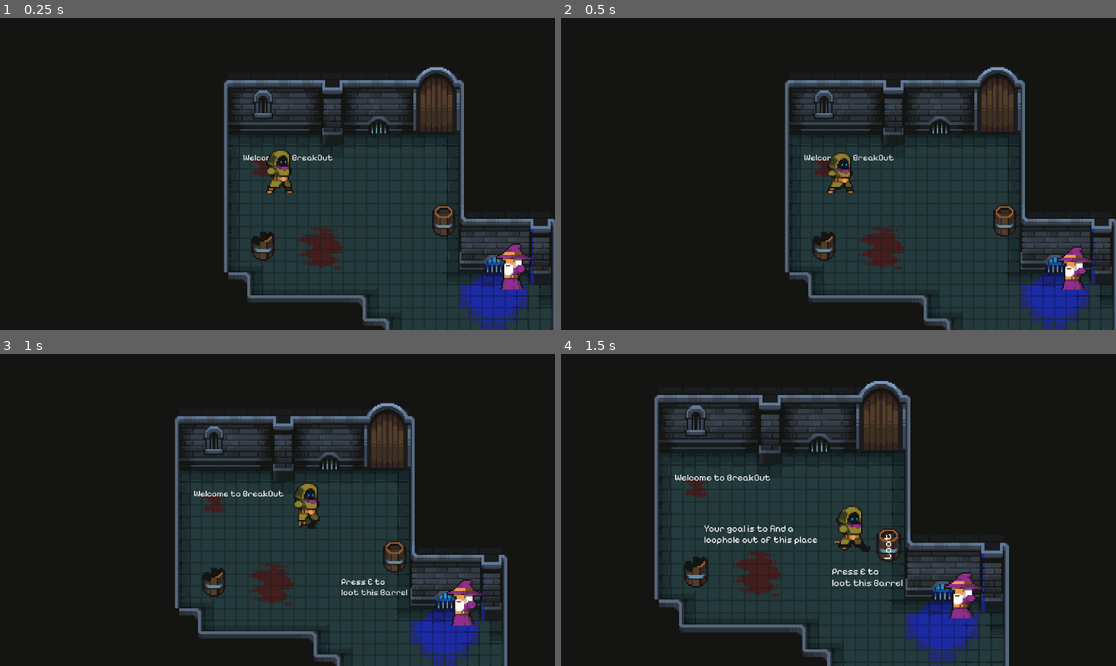
Above: before the commit, frames 1-4 (two rows, left to right).
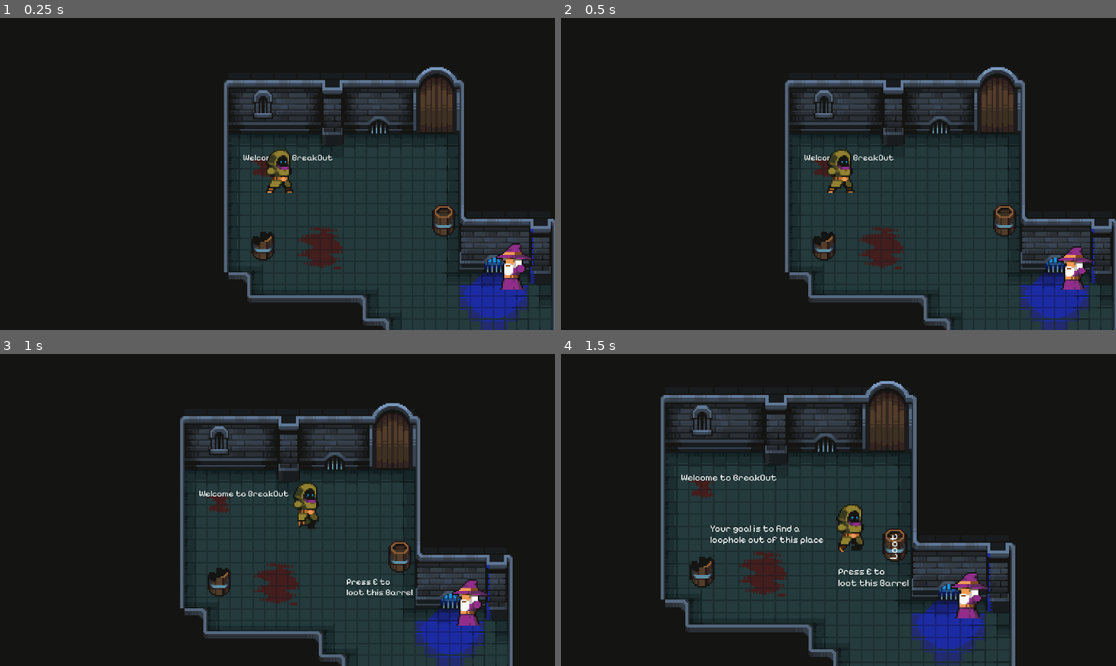
Above: after the commit, the same moments.

Repository: Sajeg/BreakOut
Game: Godot game, scene res://Scenes/main.tscn
Same seed, same stepped clock (60 frames per second), same inputs: the game is played once before the commit and once after it. Sound files missing from this copy of the repository are replaced by a short silence.
Inputs (mouse positions are in pixels of both pictures, inside the frame that each line leads up to):
- Up to frame 1 (0.25 s): no input
- Up to frame 2 (0.5 s): no input
- Up to frame 3 (1 s): move the mouse to (399, 494) at 0.52 s; hold D (right) from 0.53 s (still down); hold E (interact) from 0.53 s (still down)
- Up to frame 4 (1.5 s): move the mouse to (727, 525) at 1.27 s; release D (right) at 1.28 s; release E (interact) at 1.28 s; hold S (down) from 1.28 s (still down); tap Mouse wheel up (zoom in) at 1.35 s

Frame 1 is identical in both runs. In frame 2, 0.3% of the frame differs, in the area x 47-53%, y 42-56%; in frame 3, 7.2%; in frame 4, 9.4%, in the area x 16-82%, y 8-100%.

Commit message:
Added voice overs

Diff:
--- a/Scenes/Levels/level_1.5.tscn
+++ b/Scenes/Levels/level_1.5.tscn
@@ -6,6 +6,7 @@
 [ext_resource type="PackedScene" uid="uid://vlj7bhi0c4gq" path="res://Scenes/barrel.tscn" id="3_uxkqg"]
 [ext_resource type="PackedScene" uid="uid://c7nchaclmj50b" path="res://Scenes/door.tscn" id="4_ywidl"]
 [ext_resource type="PackedScene" uid="uid://bys67aluqyox4" path="res://Scenes/player.tscn" id="6_6gpd2"]
+[ext_resource type="AudioStream" uid="uid://cv01mqhpik1xo" path="res://Assets/Voice Lines/skeleton.wav" id="7_hdvm4"]
 [ext_resource type="PackedScene" uid="uid://bglg08apkdrh4" path="res://Scenes/skeleton.tscn" id="7_sgyde"]
 
 [sub_resource type="Curve2D" id="Curve2D_vyujt"]
@@ -57,6 +58,10 @@
 position = Vector2(224, 163)
 level = 2
 
+[node name="AudioStreamPlayer2D" type="AudioStreamPlayer2D" parent="Player"]
+stream = ExtResource("7_hdvm4")
+autoplay = true
+
 [node name="Path2D" type="Path2D" parent="."]
 position = Vector2(16, 0)
 curve = SubResource("Curve2D_vyujt")
--- a/Scenes/Levels/level_3.4.tscn
+++ b/Scenes/Levels/level_3.4.tscn
@@ -12,6 +12,81 @@
 
 [sub_resource type="RectangleShape2D" id="RectangleShape2D_ix46r"]
 size = Vector2(12, 5)
+
+[sub_resource type="Animation" id="Animation_a80hx"]
+length = 0.001
+tracks/0/type = "value"
+tracks/0/imported = false
+tracks/0/enabled = true
+tracks/0/path = NodePath("Wizard:position")
+tracks/0/interp = 1
+tracks/0/loop_wrap = true
+tracks/0/keys = {
+"times": PackedFloat32Array(0),
+"transitions": PackedFloat32Array(1),
+"update": 0,
+"values": [Vector2(187, 44)]
+}
+tracks/1/type = "value"
+tracks/1/imported = false
+tracks/1/enabled = true
+tracks/1/path = NodePath("Wizard/Idle-sheet:flip_h")
+tracks/1/interp = 1
+tracks/1/loop_wrap = true
+tracks/1/keys = {
+"times": PackedFloat32Array(0),
+"transitions": PackedFloat32Array(1),
+"update": 1,
+"values": [true]
+}
+tracks/2/type = "value"
+tracks/2/imported = false
+tracks/2/enabled = true
+tracks/2/path = NodePath("Wizard/Run-sheet:flip_h")
+tracks/2/interp = 1
+tracks/2/loop_wrap = true
+tracks/2/keys = {
+"times": PackedFloat32Array(0),
+"transitions": PackedFloat32Array(1),
+"update": 1,
+"values": [false]
+}
+tracks/3/type = "value"
+tracks/3/imported = false
+tracks/3/enabled = true
+tracks/3/path = NodePath("Wizard/Run-sheet:visible")
+tracks/3/interp = 1
+tracks/3/loop_wrap = true
+tracks/3/keys = {
+"times": PackedFloat32Array(0),
+"transitions": PackedFloat32Array(1),
+"update": 1,
+"values": [true]
+}
+tracks/4/type = "value"
+tracks/4/imported = false
+tracks/4/enabled = true
+tracks/4/path = NodePath("Wizard/Idle-sheet:visible")
+tracks/4/interp = 1
+tracks/4/loop_wrap = true
+tracks/4/keys = {
+"times": PackedFloat32Array(0),
+"transitions": PackedFloat32Array(1),
+"update": 1,
+"values": [false]
+}
+tracks/5/type = "value"
+tracks/5/imported = false
+tracks/5/enabled = true
+tracks/5/path = NodePath("Wizard/Run-sheet:frame")
+tracks/5/interp = 1
+tracks/5/loop_wrap = true
+tracks/5/keys = {
+"times": PackedFloat32Array(0),
+"transitions": PackedFloat32Array(1),
+"update": 1,
+"values": [1]
+}
 
 [sub_resource type="Animation" id="Animation_8br8o"]
 resource_name = "flip"
@@ -89,81 +164,6 @@
 "values": [1, 2, 3, 4]
 }
 
-[sub_resource type="Animation" id="Animation_a80hx"]
-length = 0.001
-tracks/0/type = "value"
-tracks/0/imported = false
-tracks/0/enabled = true
-tracks/0/path = NodePath("Wizard:position")
-tracks/0/interp = 1
-tracks/0/loop_wrap = true
-tracks/0/keys = {
-"times": PackedFloat32Array(0),
-"transitions": PackedFloat32Array(1),
-"update": 0,
-"values": [Vector2(187, 44)]
-}
-tracks/1/type = "value"
-tracks/1/imported = false
-tracks/1/enabled = true
-tracks/1/path = NodePath("Wizard/Idle-sheet:flip_h")
-tracks/1/interp = 1
-tracks/1/loop_wrap = true
-tracks/1/keys = {
-"times": PackedFloat32Array(0),
-"transitions": PackedFloat32Array(1),
-"update": 1,
-"values": [true]
-}
-tracks/2/type = "value"
-tracks/2/imported = false
-tracks/2/enabled = true
-tracks/2/path = NodePath("Wizard/Run-sheet:flip_h")
-tracks/2/interp = 1
-tracks/2/loop_wrap = true
-tracks/2/keys = {
-"times": PackedFloat32Array(0),
-"transitions": PackedFloat32Array(1),
-"update": 1,
-"values": [false]
-}
-tracks/3/type = "value"
-tracks/3/imported = false
-tracks/3/enabled = true
-tracks/3/path = NodePath("Wizard/Run-sheet:visible")
-tracks/3/interp = 1
-tracks/3/loop_wrap = true
-tracks/3/keys = {
-"times": PackedFloat32Array(0),
-"transitions": PackedFloat32Array(1),
-"update": 1,
-"values": [true]
-}
-tracks/4/type = "value"
-tracks/4/imported = false
-tracks/4/enabled = true
-tracks/4/path = NodePath("Wizard/Idle-sheet:visible")
-tracks/4/interp = 1
-tracks/4/loop_wrap = true
-tracks/4/keys = {
-"times": PackedFloat32Array(0),
-"transitions": PackedFloat32Array(1),
-"update": 1,
-"values": [false]
-}
-tracks/5/type = "value"
-tracks/5/imported = false
-tracks/5/enabled = true
-tracks/5/path = NodePath("Wizard/Run-sheet:frame")
-tracks/5/interp = 1
-tracks/5/loop_wrap = true
-tracks/5/keys = {
-"times": PackedFloat32Array(0),
-"transitions": PackedFloat32Array(1),
-"update": 1,
-"values": [1]
-}
-
 [sub_resource type="AnimationLibrary" id="AnimationLibrary_61jp2"]
 _data = {
 "RESET": SubResource("Animation_a80hx"),
--- a/Scenes/Levels/level_3.5.tscn
+++ b/Scenes/Levels/level_3.5.tscn
@@ -8,6 +8,93 @@
 [ext_resource type="PackedScene" uid="uid://c7nchaclmj50b" path="res://Scenes/door.tscn" id="4_xo0mw"]
 [ext_resource type="PackedScene" uid="uid://csd6ikilylmnc" path="res://Scenes/wizard.tscn" id="5_c8snw"]
 [ext_resource type="PackedScene" uid="uid://ba4ljslk2ihlo" path="res://Scenes/weapon.tscn" id="7_ddejx"]
+
+[sub_resource type="Animation" id="Animation_hwxs6"]
+length = 0.001
+tracks/0/type = "value"
+tracks/0/imported = false
+tracks/0/enabled = true
+tracks/0/path = NodePath("Wizard:position")
+tracks/0/interp = 1
+tracks/0/loop_wrap = true
+tracks/0/keys = {
+"times": PackedFloat32Array(0),
+"transitions": PackedFloat32Array(1),
+"update": 0,
+"values": [Vector2(177, 156)]
+}
+tracks/1/type = "value"
+tracks/1/imported = false
+tracks/1/enabled = true
+tracks/1/path = NodePath("Wizard/Idle-sheet:visible")
+tracks/1/interp = 1
+tracks/1/loop_wrap = true
+tracks/1/keys = {
+"times": PackedFloat32Array(0),
+"transitions": PackedFloat32Array(1),
+"update": 1,
+"values": [true]
+}
+tracks/2/type = "value"
+tracks/2/imported = false
+tracks/2/enabled = true
+tracks/2/path = NodePath("Wizard/Run-sheet:visible")
+tracks/2/interp = 1
+tracks/2/loop_wrap = true
+tracks/2/keys = {
+"times": PackedFloat32Array(0),
+"transitions": PackedFloat32Array(1),
+"update": 1,
+"values": [true]
+}
+tracks/3/type = "value"
+tracks/3/imported = false
+tracks/3/enabled = true
+tracks/3/path = NodePath("Wizard/Run-sheet:frame")
+tracks/3/interp = 1
+tracks/3/loop_wrap = true
+tracks/3/keys = {
+"times": PackedFloat32Array(0),
+"transitions": PackedFloat32Array(1),
+"update": 1,
+"values": [1]
+}
+tracks/4/type = "value"
+tracks/4/imported = false
+tracks/4/enabled = true
+tracks/4/path = NodePath("Wizard/Run-sheet:flip_h")
+tracks/4/interp = 1
+tracks/4/loop_wrap = true
+tracks/4/keys = {
+"times": PackedFloat32Array(0),
+"transitions": PackedFloat32Array(1),
+"update": 1,
+"values": [true]
+}
+tracks/5/type = "value"
+tracks/5/imported = false
+tracks/5/enabled = true
+tracks/5/path = NodePath("weapon:position")
+tracks/5/interp = 1
+tracks/5/loop_wrap = true
+tracks/5/keys = {
+"times": PackedFloat32Array(0),
+"transitions": PackedFloat32Array(1),
+"update": 0,
+"values": [Vector2(179, 144)]
+}
+tracks/6/type = "value"
+tracks/6/imported = false
+tracks/6/enabled = true
+tracks/6/path = NodePath("weapon:rotation")
+tracks/6/interp = 1
+tracks/6/loop_wrap = true
+tracks/6/keys = {
+"times": PackedFloat32Array(0),
+"transitions": PackedFloat32Array(1),
+"update": 0,
+"values": [0.0]
+}
 
 [sub_resource type="Animation" id="Animation_43xls"]
 resource_name = "destroy1"
@@ -98,109 +185,6 @@
 "values": [0.0, -1.5708]
 }
 
-[sub_resource type="Animation" id="Animation_hwxs6"]
-length = 0.001
-tracks/0/type = "value"
-tracks/0/imported = false
-tracks/0/enabled = true
-tracks/0/path = NodePath("Wizard:position")
-tracks/0/interp = 1
-tracks/0/loop_wrap = true
-tracks/0/keys = {
-"times": PackedFloat32Array(0),
-"transitions": PackedFloat32Array(1),
-"update": 0,
-"values": [Vector2(177, 156)]
-}
-tracks/1/type = "value"
-tracks/1/imported = false
-tracks/1/enabled = true
-tracks/1/path = NodePath("Wizard/Idle-sheet:visible")
-tracks/1/interp = 1
-tracks/1/loop_wrap = true
-tracks/1/keys = {
-"times": PackedFloat32Array(0),
-"transitions": PackedFloat32Array(1),
-"update": 1,
-"values": [true]
-}
-tracks/2/type = "value"
-tracks/2/imported = false
-tracks/2/enabled = true
-tracks/2/path = NodePath("Wizard/Run-sheet:visible")
-tracks/2/interp = 1
-tracks/2/loop_wrap = true
-tracks/2/keys = {
-"times": PackedFloat32Array(0),
-"transitions": PackedFloat32Array(1),
-"update": 1,
-"values": [true]
-}
-tracks/3/type = "value"
-tracks/3/imported = false
-tracks/3/enabled = true
-tracks/3/path = NodePath("Wizard/Run-sheet:frame")
-tracks/3/interp = 1
-tracks/3/loop_wrap = true
-tracks/3/keys = {
-"times": PackedFloat32Array(0),
-"transitions": PackedFloat32Array(1),
-"update": 1,
-"values": [1]
-}
-tracks/4/type = "value"
-tracks/4/imported = false
-tracks/4/enabled = true
-tracks/4/path = NodePath("Wizard/Run-sheet:flip_h")
-tracks/4/interp = 1
-tracks/4/loop_wrap = true
-tracks/4/keys = {
-"times": PackedFloat32Array(0),
-"transitions": PackedFloat32Array(1),
-"update": 1,
-"values": [true]
-}
-tracks/5/type = "value"
-tracks/5/imported = false
-tracks/5/enabled = true
-tracks/5/path = NodePath("weapon:position")
-tracks/5/interp = 1
-tracks/5/loop_wrap = true
-tracks/5/keys = {
-"times": PackedFloat32Array(0),
-"transitions": PackedFloat32Array(1),
-"update": 0,
-"values": [Vector2(179, 144)]
-}
-tracks/6/type = "value"
-tracks/6/imported = false
-tracks/6/enabled = true
-tracks/6/path = NodePath("weapon:rotation")
-tracks/6/interp = 1
-tracks/6/loop_wrap = true
-tracks/6/keys = {
-"times": PackedFloat32Array(0),
-"transitions": PackedFloat32Array(1),
-"update": 0,
-"values": [0.0]
-}
-
-[sub_resource type="Animation" id="Animation_x7kl2"]
-resource_name = "rotate_back"
-length = 0.1
-tracks/0/type = "value"
-tracks/0/imported = false
-tracks/0/enabled = true
-tracks/0/path = NodePath("weapon:rotation")
-tracks/0/interp = 1
-tracks/0/loop_wrap = true
-tracks/0/keys = {
-"times": PackedFloat32Array(0, 0.1),
-"transitions": PackedFloat32Array(1, 1),
-"update": 0,
-"values": [-1.5708, 0.0]
-}
-
 [sub_resource type="Animation" id="Animation_5yssl"]
 resource_name = "destroy2"
 length = 1.3
@@ -289,6 +273,22 @@
 "values": [0.0, -1.5708]
 }
 
+[sub_resource type="Animation" id="Animation_x7kl2"]
+resource_name = "rotate_back"
+length = 0.1
+tracks/0/type = "value"
+tracks/0/imported = false
+tracks/0/enabled = true
+tracks/0/path = NodePath("weapon:rotation")
+tracks/0/interp = 1
+tracks/0/loop_wrap = true
+tracks/0/keys = {
+"times": PackedFloat32Array(0, 0.1),
+"transitions": PackedFloat32Array(1, 1),
+"update": 0,
+"values": [-1.5708, 0.0]
+}
+
 [sub_resource type="AnimationLibrary" id="AnimationLibrary_x4tj5"]
 _data = {
 "RESET": SubResource("Animation_hwxs6"),
--- a/Scenes/Levels/level_3.tscn
+++ b/Scenes/Levels/level_3.tscn
@@ -6,6 +6,7 @@
 [ext_resource type="PackedScene" uid="uid://vlj7bhi0c4gq" path="res://Scenes/barrel.tscn" id="3_ftkjf"]
 [ext_resource type="PackedScene" uid="uid://c7nchaclmj50b" path="res://Scenes/door.tscn" id="4_4mmxm"]
 [ext_resource type="PackedScene" uid="uid://bglg08apkdrh4" path="res://Scenes/skeleton.tscn" id="4_e8hvf"]
+[ext_resource type="AudioStream" uid="uid://c8r41mfrpom7v" path="res://Assets/Voice Lines/multiple_skeletons.wav" id="7_ogl2v"]
 
 [sub_resource type="Curve2D" id="Curve2D_q2qoc"]
 _data = {
@@ -112,7 +113,7 @@
 curve = SubResource("Curve2D_b1a05")
 
 [node name="PathFollow2D" type="PathFollow2D" parent="Skel2"]
-position = Vector2(535.174, 311.789)
+position = Vector2(535.175, 311.789)
 progress = 463.915
 rotates = false
 
@@ -125,3 +126,7 @@
 [node name="Player" parent="." instance=ExtResource("2_pmpfh")]
 position = Vector2(717, 519)
 level = 4
+
+[node name="AudioStreamPlayer2D" type="AudioStreamPlayer2D" parent="Player"]
+stream = ExtResource("7_ogl2v")
+autoplay = true
--- a/Scenes/crate.tscn
+++ b/Scenes/crate.tscn
@@ -4,6 +4,45 @@
 [ext_resource type="Script" path="res://Scripts/crate.gd" id="1_lim2s"]
 [ext_resource type="Texture2D" uid="uid://lgwxnubcgwtc" path="res://Assets/crate2.png" id="2_w3rjd"]
 [ext_resource type="Texture2D" uid="uid://csinp2rjrqale" path="res://Assets/crate1.png" id="3_w60fm"]
+
+[sub_resource type="Animation" id="Animation_3l6ba"]
+length = 0.001
+tracks/0/type = "value"
+tracks/0/imported = false
+tracks/0/enabled = true
+tracks/0/path = NodePath("Crate:visible")
+tracks/0/interp = 1
+tracks/0/loop_wrap = true
+tracks/0/keys = {
+"times": PackedFloat32Array(0),
+"transitions": PackedFloat32Array(1),
+"update": 1,
+"values": [true]
+}
+tracks/1/type = "value"
+tracks/1/imported = false
+tracks/1/enabled = true
+tracks/1/path = NodePath("Crate1:visible")
+tracks/1/interp = 1
+tracks/1/loop_wrap = true
+tracks/1/keys = {
+"times": PackedFloat32Array(0),
+"transitions": PackedFloat32Array(1),
+"update": 1,
+"values": [false]
+}
+tracks/2/type = "value"
+tracks/2/imported = false
+tracks/2/enabled = true
+tracks/2/path = NodePath("Crate2:visible")
+tracks/2/interp = 1
+tracks/2/loop_wrap = true
+tracks/2/keys = {
+"times": PackedFloat32Array(0),
+"transitions": PackedFloat32Array(1),
+"update": 1,
+"values": [false]
+}
 
 [sub_resource type="Animation" id="Animation_nujy4"]
 resource_name = "break"
@@ -46,45 +85,6 @@
 "values": [false, true, false]
 }
 
-[sub_resource type="Animation" id="Animation_3l6ba"]
-length = 0.001
-tracks/0/type = "value"
-tracks/0/imported = false
-tracks/0/enabled = true
-tracks/0/path = NodePath("Crate:visible")
-tracks/0/interp = 1
-tracks/0/loop_wrap = true
-tracks/0/keys = {
-"times": PackedFloat32Array(0),
-"transitions": PackedFloat32Array(1),
-"update": 1,
-"values": [true]
-}
-tracks/1/type = "value"
-tracks/1/imported = false
-tracks/1/enabled = true
-tracks/1/path = NodePath("Crate1:visible")
-tracks/1/interp = 1
-tracks/1/loop_wrap = true
-tracks/1/keys = {
-"times": PackedFloat32Array(0),
-"transitions": PackedFloat32Array(1),
-"update": 1,
-"values": [false]
-}
-tracks/2/type = "value"
-tracks/2/imported = false
-tracks/2/enabled = true
-tracks/2/path = NodePath("Crate2:visible")
-tracks/2/interp = 1
-tracks/2/loop_wrap = true
-tracks/2/keys = {
-"times": PackedFloat32Array(0),
-"transitions": PackedFloat32Array(1),
-"update": 1,
-"values": [false]
-}
-
 [sub_resource type="AnimationLibrary" id="AnimationLibrary_eqjv1"]
 _data = {
 "RESET": SubResource("Animation_3l6ba"),
--- a/Scenes/main.tscn
+++ b/Scenes/main.tscn
@@ -1,6 +1,7 @@
-[gd_scene load_steps=13 format=3 uid="uid://xumfropcot62"]
+[gd_scene load_steps=15 format=3 uid="uid://xumfropcot62"]
 
 [ext_resource type="TileSet" uid="uid://iga47b5fiujd" path="res://Assets/tileSet.tres" id="1_0q3is"]
+[ext_resource type="Script" path="res://Scripts/main.gd" id="1_5bmjq"]
 [ext_resource type="PackedScene" uid="uid://bys67aluqyox4" path="res://Scenes/player.tscn" id="2_nuvfg"]
 [ext_resource type="Theme" uid="uid://cpwjiok04og8e" path="res://Assets/theme.tres" id="4_7m6mf"]
 [ext_resource type="PackedScene" uid="uid://csd6ikilylmnc" path="res://Scenes/wizard.tscn" id="4_gi0r6"]
@@ -8,6 +9,7 @@
 [ext_resource type="Script" path="res://Scripts/Guide.gd" id="5_b7ms5"]
 [ext_resource type="PackedScene" uid="uid://vlj7bhi0c4gq" path="res://Scenes/barrel.tscn" id="6_tdxaa"]
 [ext_resource type="PackedScene" uid="uid://c7nchaclmj50b" path="res://Scenes/door.tscn" id="8_e8xbr"]
+[ext_resource type="AudioStream" uid="uid://bh817numofi4d" path="res://Assets/Voice Lines/intro.wav" id="10_4pg62"]
 
 [sub_resource type="RectangleShape2D" id="RectangleShape2D_wpmyv"]
 size = Vector2(127.5, 57)
@@ -22,6 +24,7 @@
 size = Vector2(110, 89)
 
 [node name="Main" type="Node2D"]
+script = ExtResource("1_5bmjq")
 
 [node name="ColorRect" type="ColorRect" parent="."]
 offset_left = -23776.0
@@ -143,6 +146,11 @@
 position = Vector2(67, 153)
 motion_mode = 1
 
+[node name="AudioStreamPlayer2D" type="AudioStreamPlayer2D" parent="Player"]
+position = Vector2(-67, -153)
+stream = ExtResource("10_4pg62")
+autoplay = true
+
 [connection signal="area_entered" from="Guide0/Guide0Area" to="Guide0" method="_on_guide_0_area_area_entered"]
 [connection signal="area_exited" from="Guide0/Guide0Area" to="Guide0" method="_on_guide_0_area_area_exited"]
 [connection signal="area_entered" from="Guide1/Guide1Area" to="Guide0" method="_on_guide_1_area_area_entered"]
@@ -152,5 +160,6 @@
 [connection signal="area_entered" from="Guide3/Guide3Area" to="Guide0" method="_on_guide_3_area_area_entered"]
 [connection signal="area_exited" from="Guide3/Guide3Area" to="Guide0" method="_on_guide_3_area_area_exited"]
 [connection signal="new_response" from="Wizard/AIManager" to="Player" method="_on_ai_manager_new_response"]
+[connection signal="finished" from="Player/AudioStreamPlayer2D" to="." method="_on_audio_stream_player_2d_finished"]
 
 [editable path="Wizard"]
--- a/Scripts/Player.gd
+++ b/Scripts/Player.gd
@@ -8,6 +8,7 @@
 
 
 var speed = 120
+var intro_finished = false
 var can_speak = false
 var ai_node
 var is_speaking = false
@@ -28,7 +29,7 @@
 	process_input(delta)
 
 func process_input(_delta):
-	if is_speaking || got_caught:
+	if is_speaking || got_caught || !intro_finished:
 		return
 	velocity.x = (Input.get_action_strength("right") - Input.get_action_strength("left")) * speed
 	velocity.y = (Input.get_action_strength("down") - Input.get_action_strength("up")) * speed
--- /dev/null
+++ b/Scripts/main.gd
@@ -0,0 +1,4 @@
+extends Node2D
+
+func _on_audio_stream_player_2d_finished():
+	get_node("./Player").intro_finished = true
Not shown, added: Assets/Voice Lines/enemie1.wav.import
Not shown, added: Assets/Voice Lines/enemie2.wav.import
Not shown, added: Assets/Voice Lines/intro.wav.import
Not shown, added: Assets/Voice Lines/multiple_skeletons.wav.import
Not shown, added: Assets/Voice Lines/skeleton.wav.import
Not shown: 1 places in Scenes/Levels/level_1.5.tscn that only renumber resources
Not shown: 1 places in Scenes/Levels/level_3.tscn that only renumber resources
